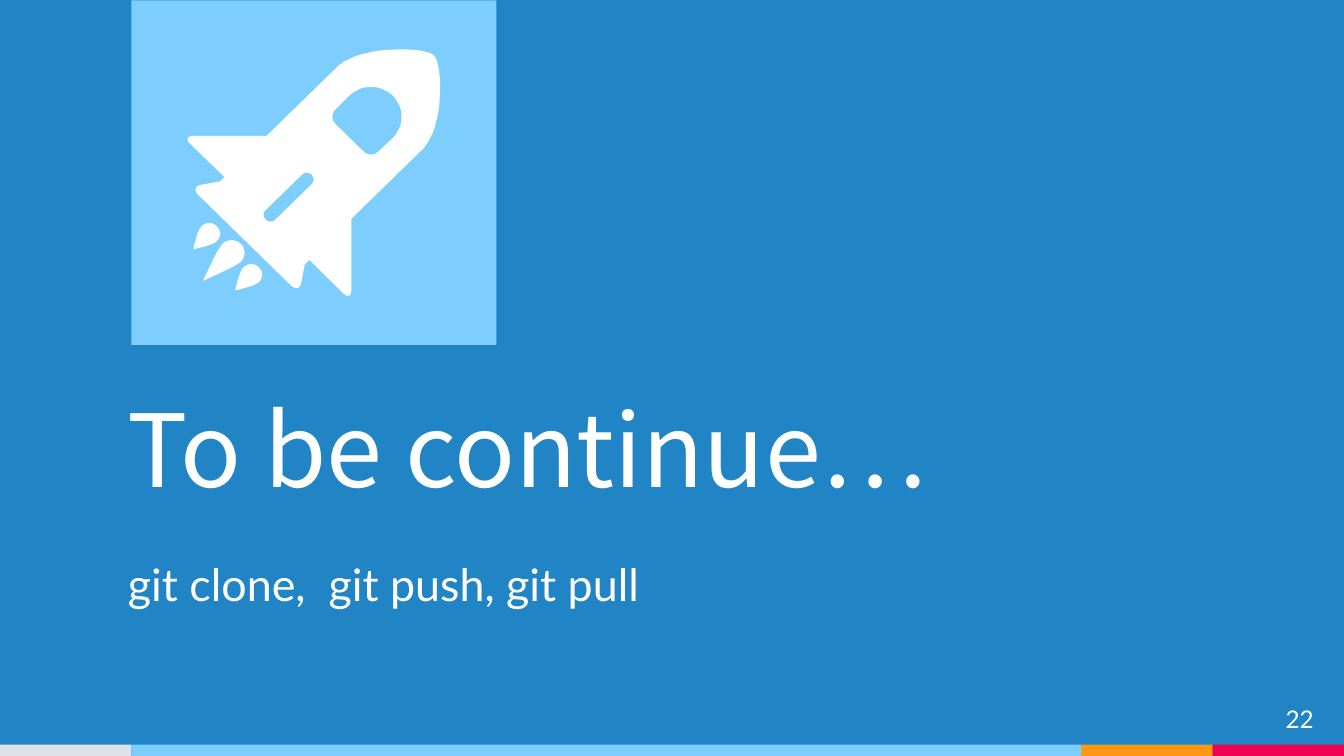
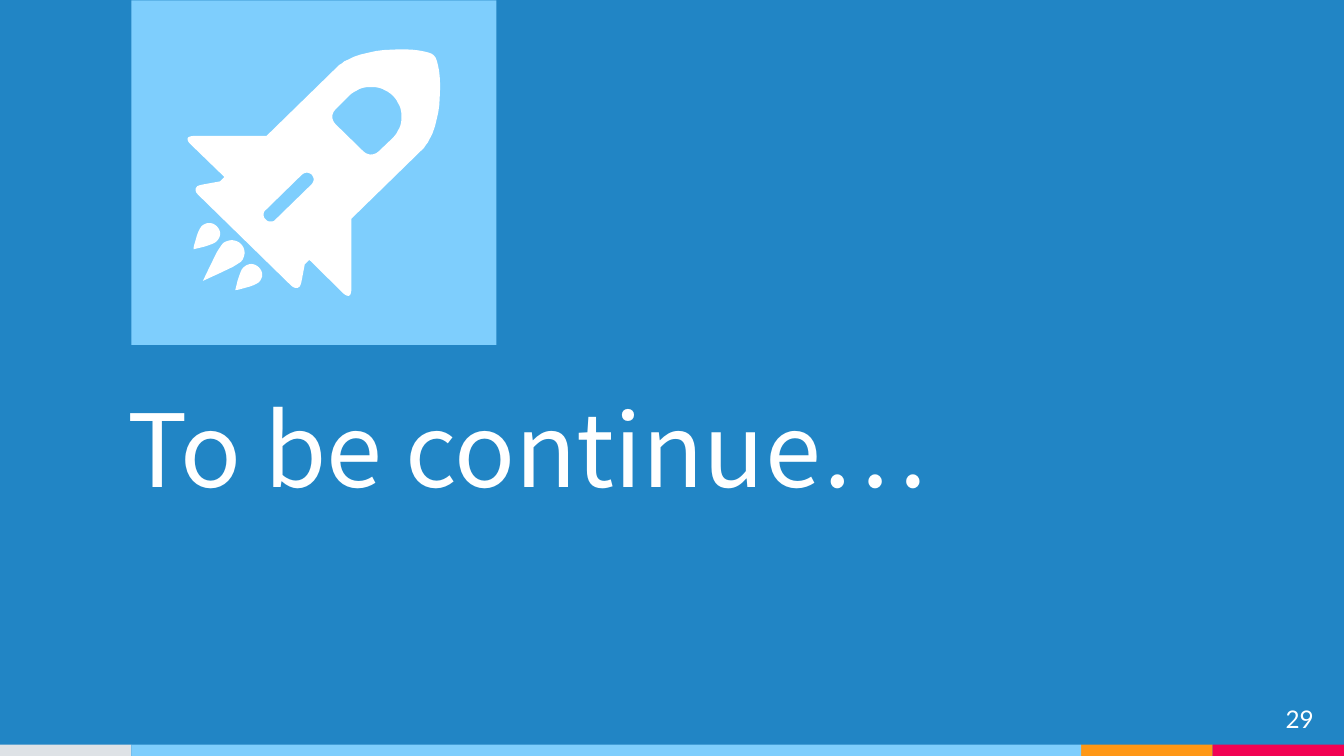
Before and after one commit to sh0204/Study, a slide deck: slide 29 of Git.pptx (slide 22 before the commit). Drawn at 1344x756 pixels with LibreOffice and Linux fonts; fonts in the diff are those of the drawing. Boxes give left, top, right and bottom in pixels: in the first picture for what was removed or moved away, otherwise in the second. Text is boxed around its words. In the diff, an @@ line names an element or a change of style, - is before the commit and + after.

```diff
--- a/Git.pptx
+++ b/Git.pptx
@@ subtitle removed at (128,568,639,609) @@
-git clone, git push, git pull
@@ page number at (1286,710,1314,728): text changed @@
-22
+29
```
Also in this commit, not shown: 4 other slides changed, 8 slides added, 1 slide removed.
